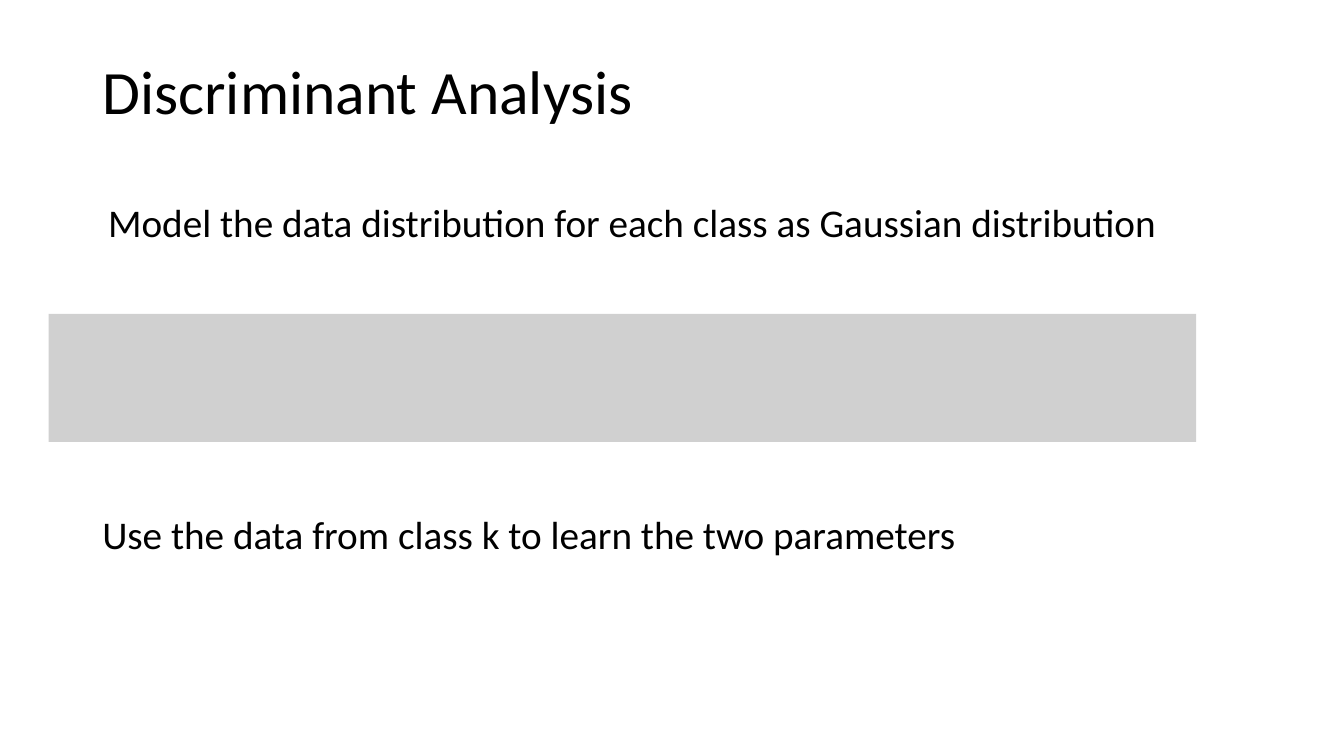
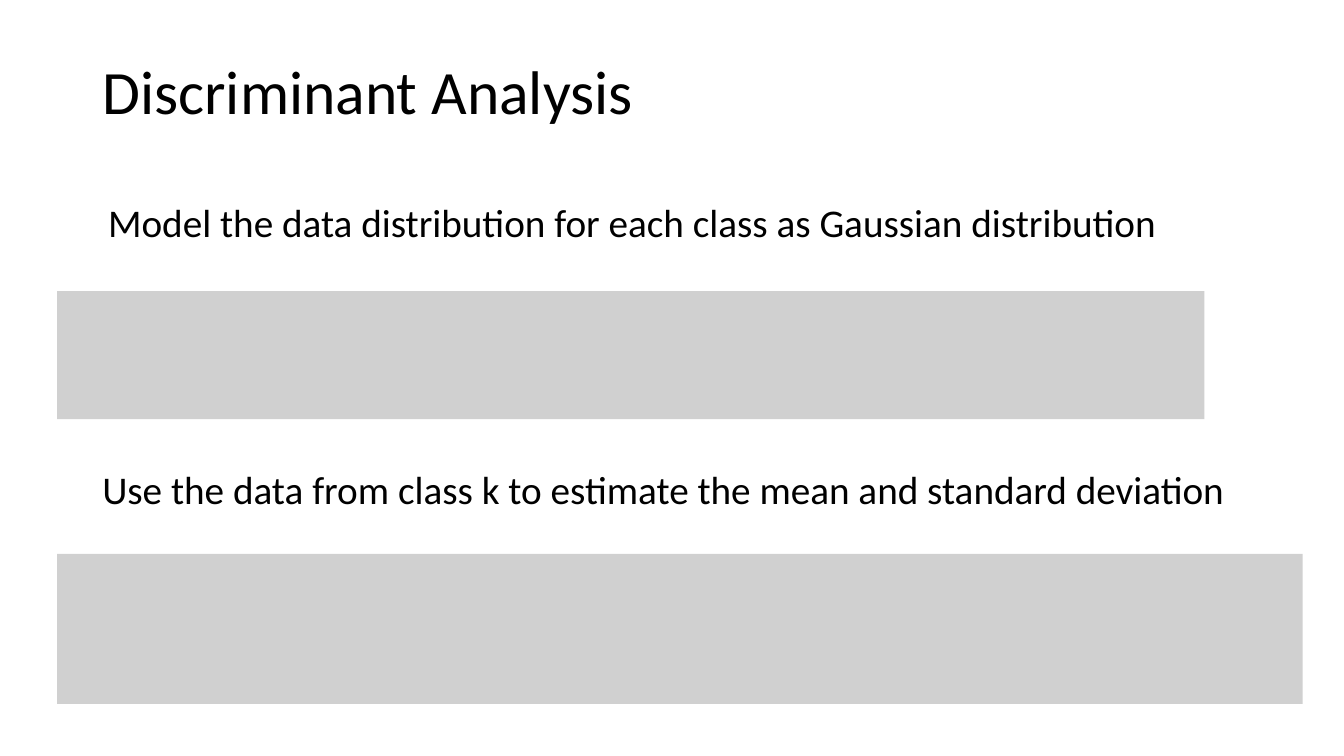
Before and after one commit to tianzheng4/tianzheng4.github.io, a slide deck: slide 11 of _umkc-teaching/slides/Lecture 5.pptx (slide 12 before the commit). Drawn at 1344x756 pixels with LibreOffice and Linux fonts; fonts in the diff are those of the drawing; grey boxes stand for pictures. Boxes give left, top, right and bottom in pixels: in the first picture for what was removed or moved away, otherwise in the second. Text is boxed around its words. In the diff, an @@ line names an element or a change of style, - is before the commit and + after.

```diff
--- a/_umkc-teaching/slides/Lecture 5.pptx
+++ b/_umkc-teaching/slides/Lecture 5.pptx
@@ picture moved from (x1=48, y1=314, x2=1196, y2=442) to (x1=57, y1=291, x2=1205, y2=419) @@
@@ text at (x1=102, y1=476, x2=1224, y2=505): text changed @@
-Use the data from class k to learn the two parameters
+Use the data from class k to estimate the mean and standard deviation
@@ picture added at (x1=57, y1=555, x2=1304, y2=705) @@
```
Also in this commit, not shown: 2 slides added, 1 slide removed.
